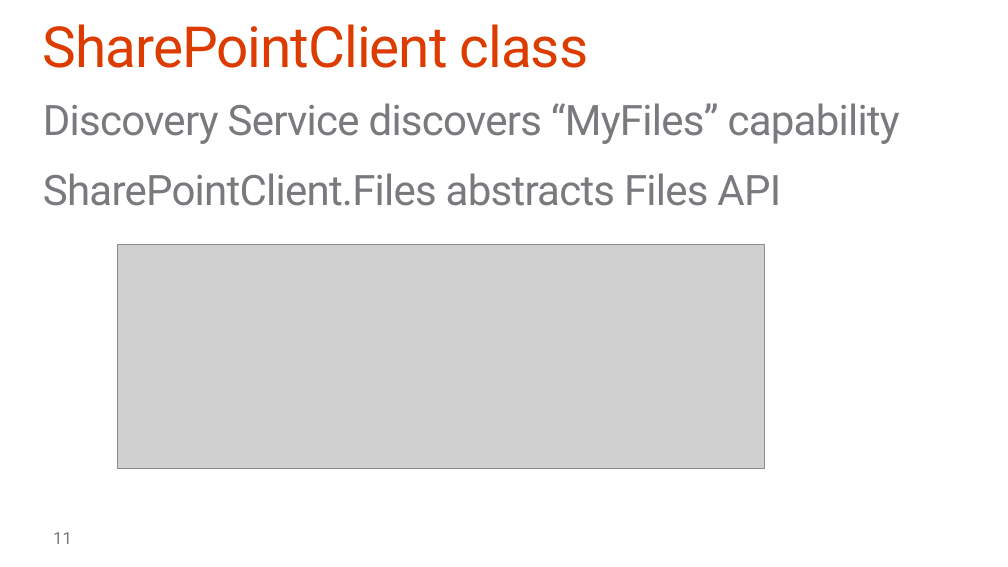
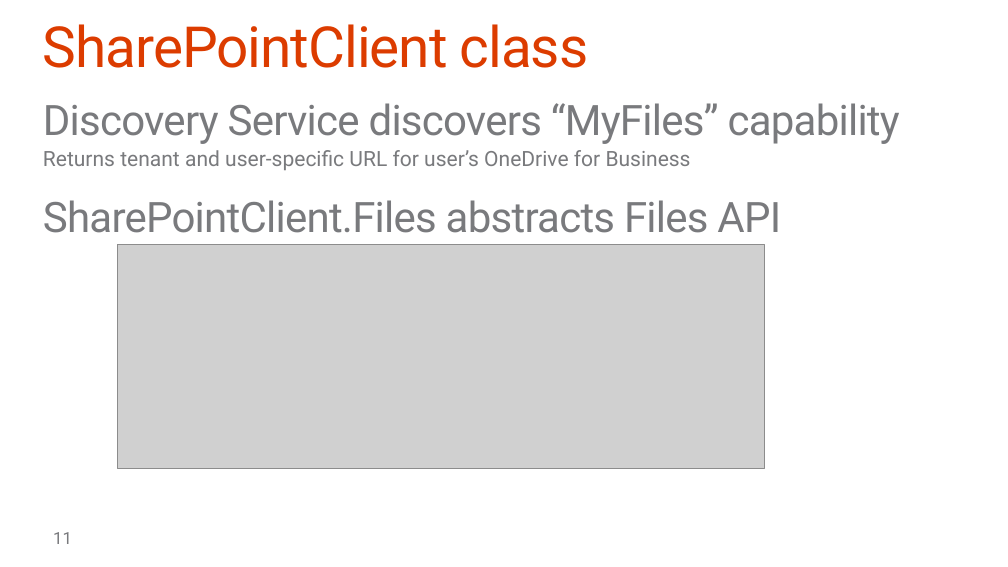
Before and after one commit to OfficeDev/TrainingContent, a slide deck: slide 11 of O3653-3 Deep Dive into Office 365 APIs for OneDrive for Business/O3653-3 Deep Dive into Office 365 APIs for OneDrive for Business.pptx. Drawn at 1008x567 pixels with LibreOffice and Linux fonts; fonts in the diff are those of the drawing; grey boxes stand for pictures; background and template pictures are left out. Boxes give left, top, right and bottom in pixels: in the first picture for what was removed or moved away, otherwise in the second. Text is boxed around its words. In the diff, an @@ line names an element or a change of style, - is before the commit and + after.

```diff
--- a/O3653-3 Deep Dive into Office 365 APIs for OneDrive for Business/O3653-3 Deep Dive into Office 365 APIs for OneDrive for Business.pptx
+++ b/O3653-3 Deep Dive into Office 365 APIs for OneDrive for Business/O3653-3 Deep Dive into Office 365 APIs for OneDrive for Business.pptx
@@ text at box(43, 150, 691, 170): paragraph added @@
+  Returns tenant and user-specific URL for user’s OneDrive for Business
```
Also in this commit, not shown: 1 other slide changed, 1 other file.
